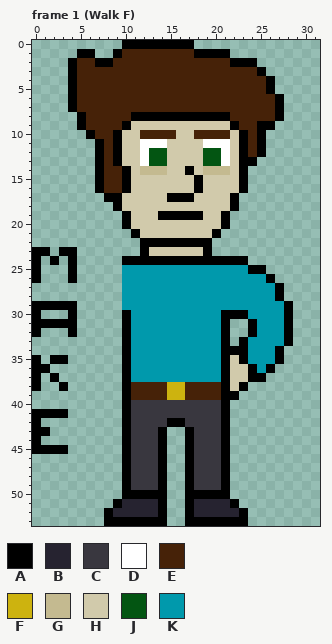
One commit to this pixel-art file: WIP/Commiss.aseprite. The picture above was drawn from the file before the commit.
32x54 pixels, 16 frames. Shown: frame 1 (Walk F). The commit also changed other frames, which this record leaves out.
Palette (. is transparent): A #000000  B #262330  C #39373f  D #ffffff  E #462208  F #cdb30f  G #c4ba90  H #d1caab  J #035512  K #0099ac
Pixels before, frame 1 (Walk F), first column x 0:
 0 ..........AAAAAAAA...........
 1 .....AA..AEEEEEEEEAAAA.......
 2 ....AEEAAEEEEEEEEEEEEEAAA....
 3 ....AEEEEEEEEEEEEEEEEEEEEA...
 4 ....AEEEEEEEEEEEEEEEEEEEEEA..
 5 ....AEEEEEEEEEEEEEEEEEEEEEA..
 6 ....AEEEEEEEEEEEEEEEEEEEEEEA.
 7 ....AEEEEEEEEEEEEEEEEEEEEEEA.
 8 .....AEEEEEAAAAAAAAAAAEEEEEA.
 9 .....AEEEEAHHHHHHHHHHHAEEAA..
10 ......AEEAHHEEEEHHEEEEHAEA...
11 .......AEAHHDDDHHHHDDDHAEA...
12 .......AEAHHDJJHHHHJJDHAEA...
13 .......AEAHHDJJHHHHJJDHAA....
14 .......AEEAHGGGHHAHGGGHA.....
15 .......AEEAHHHHHHHAHHHHA.....
16 .......AEEAHHHHHHHAHHHHA.....
17 ........AAHHHHHAAAHHHHA......
18 .........AHHHHHHHHHHHHA......
19 ..........AHHHAAAAAHHA.......
20 ..........AHHHHHHHHHHA.......
21 ...........AHHHHHHHHA........
22 ............AAAAAAAA.........
23 AA.AA.......AHHHHHHA.........
24 A.A.A.....AAAAAAAAAAAAAA.....
25 A...A.....KKKKKKKKKKKKKKAA...
26 A...A.....KKKKKKKKKKKKKKKKA..
27 ..........KKKKKKKKKKKKKKKKKA.
28 ..........KKKKKKKKKKKKKKKKKA.
29 AAAAA.....KKKKKKKKKKKKKKKKKKA
30 A...A.....AKKKKKKKKKKAAAKKKKA
31 AAAAA.....AKKKKKKKKKKA..AKKKA
32 A...A.....AKKKKKKKKKKA..AKKKA
33 ..........AKKKKKKKKKKA.AKKKKA
34 ..........AKKKKKKKKKKAAAKKKA.
35 A.AA......AKKKKKKKKKKAHAKKKA.
36 AA........AKKKKKKKKKKAHHAKA..
37 A.A.......AKKKKKKKKKKAHHAA...
38 A..A......AEEEEFFEEEEAHA.....
39 ..........AEEEEFFEEEEAA......
40 ..........ACCCCCCCCCCA.......
41 AAAA......ACCCCCCCCCCA.......
42 A.........ACCCCAACCCCA.......
43 AA........ACCCA..ACCCA.......
44 A.........ACCCA..ACCCA.......
45 AAAA......ACCCA..ACCCA.......
46 ..........ACCCA..ACCCA.......
47 ..........ACCCA..ACCCA.......
48 ..........ACCCA..ACCCA.......
49 ..........ACCCA..ACCCA.......
50 ..........AAAAA..AAAAA.......
51 .........ABBBBA..ABBBBA......
52 ........ABBBBBA..ABBBBBA.....
53 ........AAAAAAA..AAAAAAA.....
Now the later version:
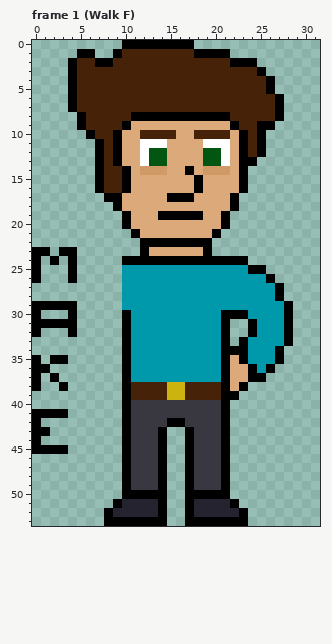
The exact change:
colour G: #c4ba90 -> #cf9a66
colour H: #d1caab -> #dcaa7a
